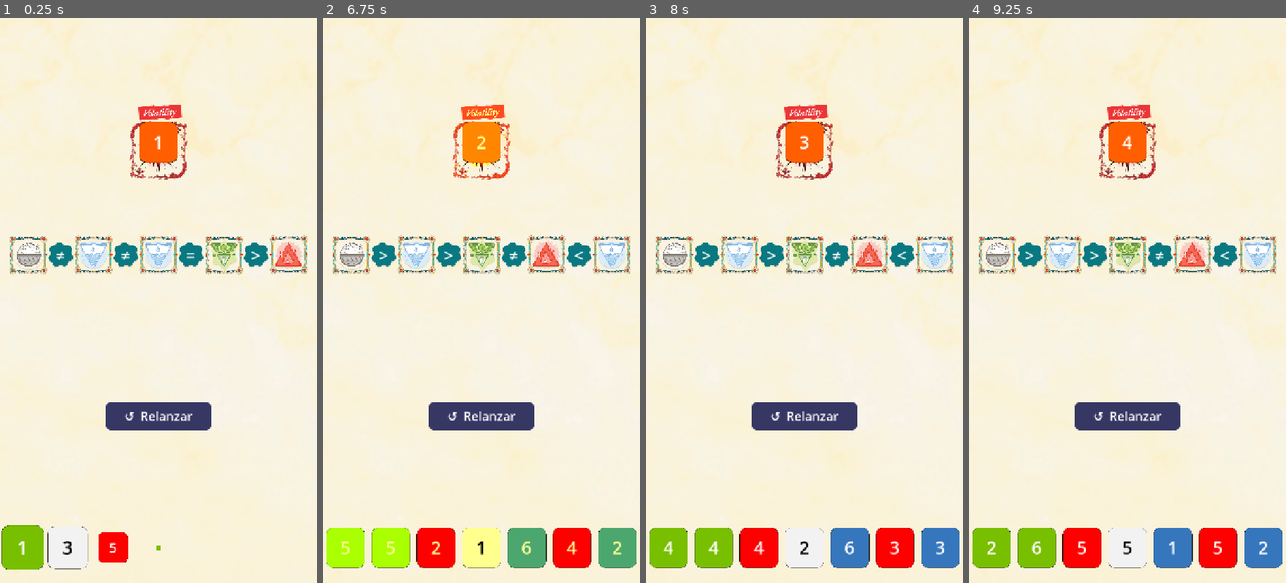
Above: before the commit, frames 1-4 (left to right).
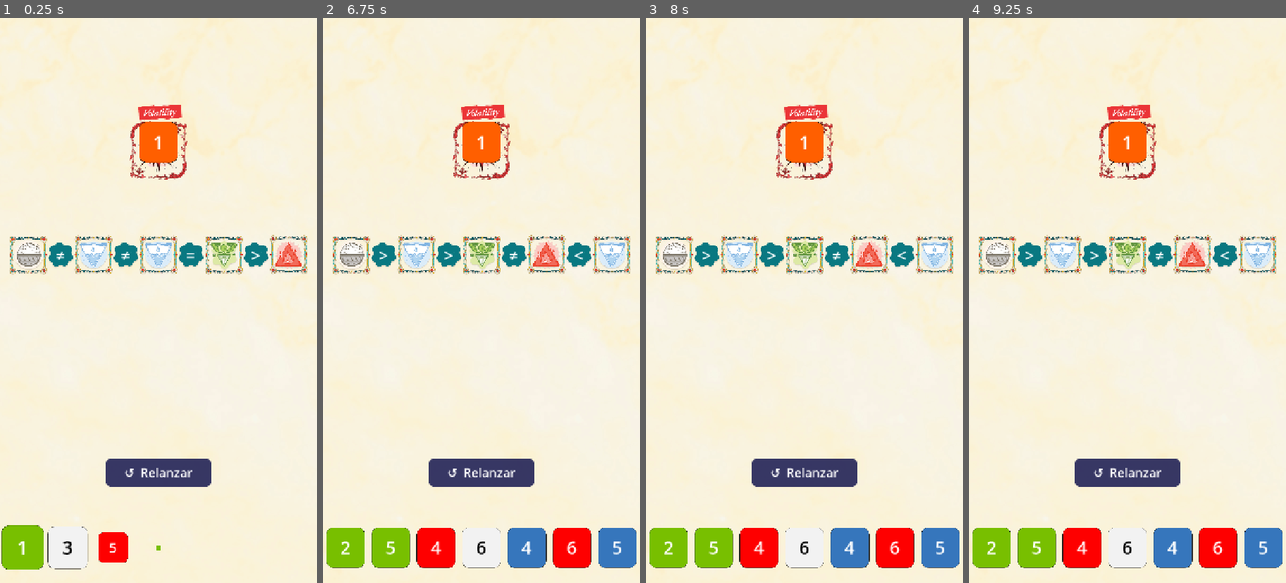
Above: after the commit, the same moments.

Repository: flipper83/pocimas
Game: Godot game, scene res://scenes/main.tscn
Two runs of this game, one before a commit and one after it. Both use one fixed random seed, a clock stepped at 60 frames per second and the inputs below.
Inputs (mouse positions are in pixels of both pictures, inside the frame that each line leads up to):
- Up to frame 1 (0.25 s): no input
- Up to frame 2 (6.75 s): click "↺ Relanzar" at 0.5 s; click "↺ Relanzar" at 1.25 s; click "↺ Relanzar" at 2 s; tap Enter at 2.75, 4.25 s; move the mouse to (551, 272) at 2.77 s; click (551, 272) at 2.92 s; tap Space at 3.5, 6.5 s; drag from (418, 328) to (465, 413) at 3.52 s; move the mouse to (513, 176) at 4.27 s; click (513, 176) at 4.42 s; click "Volver a empezar" at 5 s; drag from (465, 413) to (386, 215) at 5.77 s; move the mouse to (576, 385) at 6.52 s; click (576, 385) at 6.67 s
- Up to frame 3 (8 s): tap Enter at 7.25 s; drag from (709, 215) to (756, 159) at 7.27 s
- Up to frame 4 (9.25 s): tap Space at 8 s; move the mouse to (1143, 300) at 8.02 s; click (1143, 300) at 8.17 s; drag from (1079, 159) to (1064, 328) at 8.77 s

The runs differ from the first frame. In frame 1, 3.3% of the frame differs, in the area x 33-67%, y 68-83%; in frame 2, 8.7%, in the area x 1-99%, y 16-98%; in frame 3, 3.6%; in frame 4, 3.6%.

Commit message:
fix: operations not rendering + move reroll button lower
- int() cast on elem_by_id key: JSON number types can be float vs int
  depending on Godot version, causing Dictionary.has() to silently miss
  all keys (float(3) != int(3) in Godot Dictionary comparison).
- z_index = 1 on OperationNodes so they render above element sprites.
- Reroll button moved from 0.68 to 0.78 of screen height.

Co-Authored-By: Claude Sonnet 4.6 <noreply@anthropic.com>

Diff:
--- a/scripts/game.gd
+++ b/scripts/game.gd
@@ -159,7 +159,7 @@
 		add_child(elem)
 		elem.setup(type, pos)
 		_elements.append(elem)
-		elem_by_id[e.get("id", _elements.size() - 1)] = _elements.size() - 1
+		elem_by_id[int(e.get("id", _elements.size() - 1))] = _elements.size() - 1
 
 	# Operations
 	for o: Dictionary in ops_data:
@@ -173,6 +173,7 @@
 		var pos_b: Vector2 = (_elements[idx_b] as ElementNode).position
 		var op: OperationNode = OPERATION_SCENE.instantiate()
 		add_child(op)
+		op.z_index = 1
 		op.setup_between(o.get("type", "gt"), pos_a, pos_b, idx_a, idx_b)
 		_operations.append(op)
 
@@ -212,7 +213,7 @@
 	style_hover.bg_color = Color(0.25, 0.25, 0.5, 0.95)
 	_reroll_btn.add_theme_stylebox_override("hover", style_hover)
 	_reroll_btn.size = Vector2(240, 64)
-	_reroll_btn.position = Vector2((_screen_w - 240) * 0.5, _screen_h * 0.68)
+	_reroll_btn.position = Vector2((_screen_w - 240) * 0.5, _screen_h * 0.78)
 	_reroll_btn.pressed.connect(_on_reroll_pressed)
 	add_child(_reroll_btn)
 
